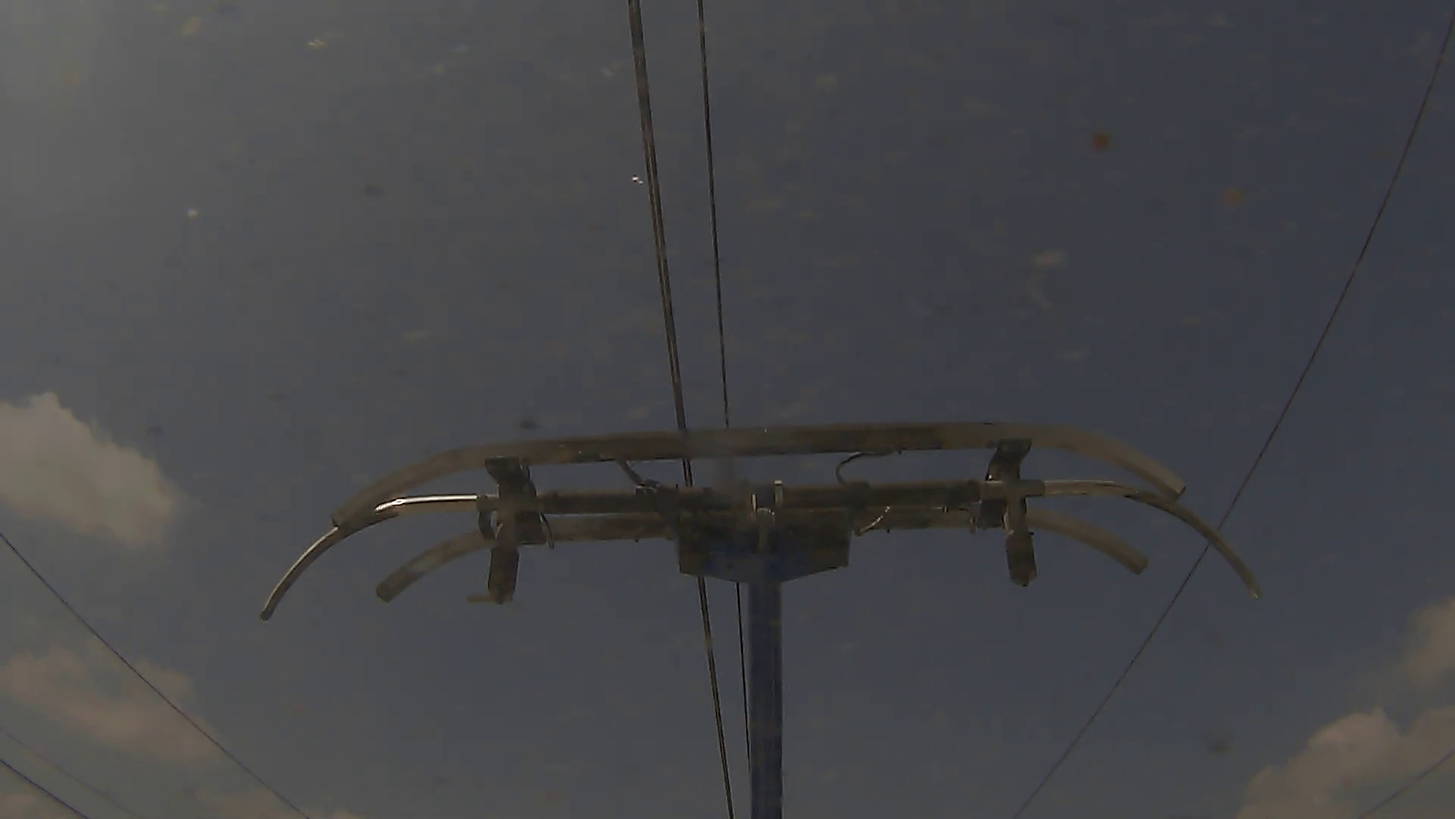
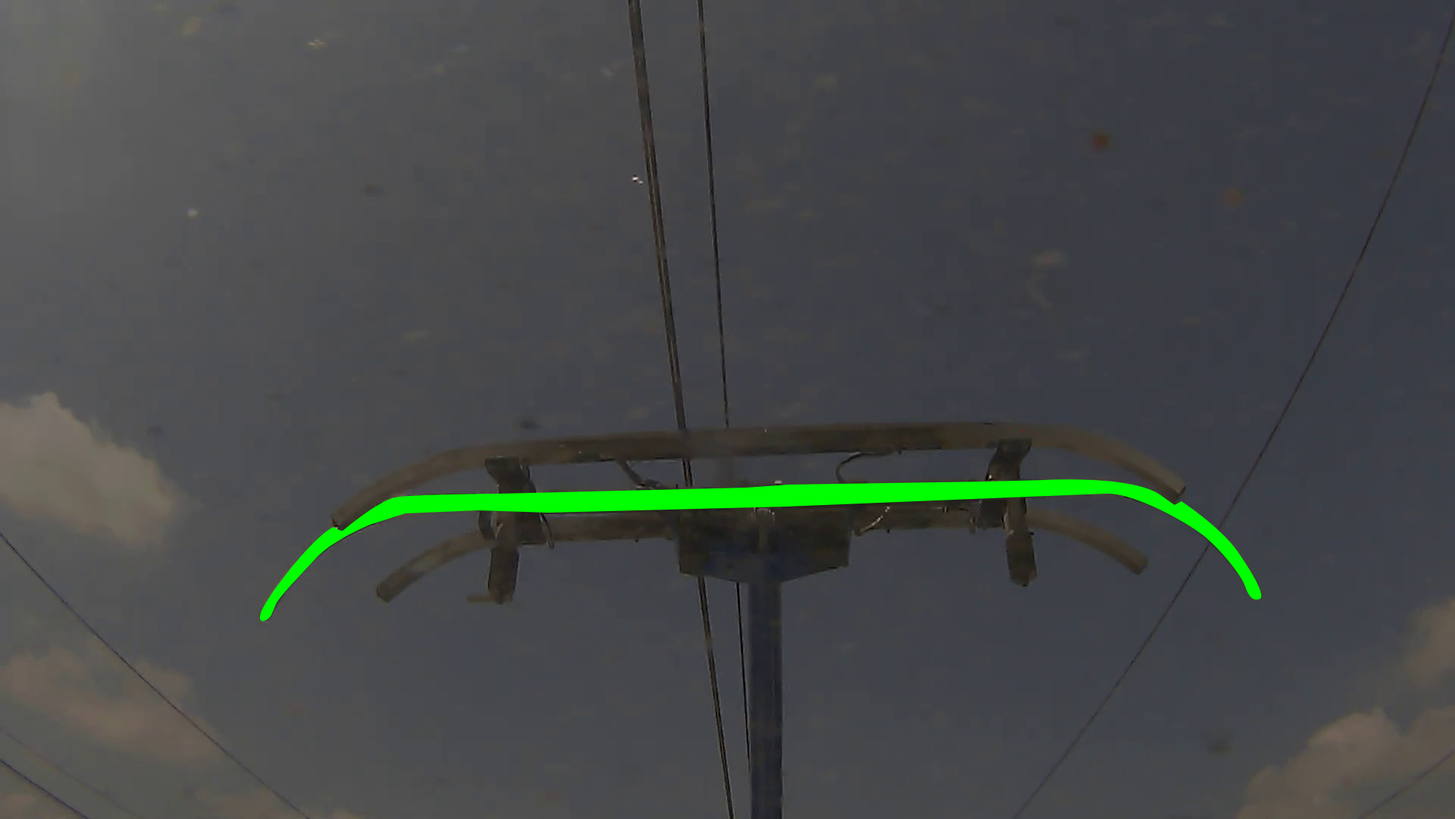
Comparing the layer stacks of the two 1455 × 819 images. Changes:
showed "mask" (2nd of 3, in "middle_bar") over [259, 479, 1263, 622]
